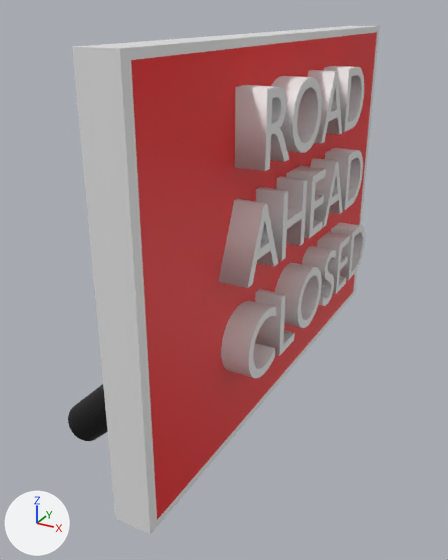
The FBX model Assets/Models/uk_road_ahead_closed.fbx as it was, and as the next commit left it.
Rendered twice from a camera (50 mm lens) standing at (16.4, -36.8, 27.7) and looking at (-3.9, 0.0, 9.3). The lights are fixed; the arrows at lower left show +X, +Y and +Z. Where no turn or scale is listed for an object, it has been applied to the vertices. Vertices at the same position are counted once.

The first picture shows 'Cube', 'Cylinder.001', 'Text', 'Text.001', 'Text.002'.
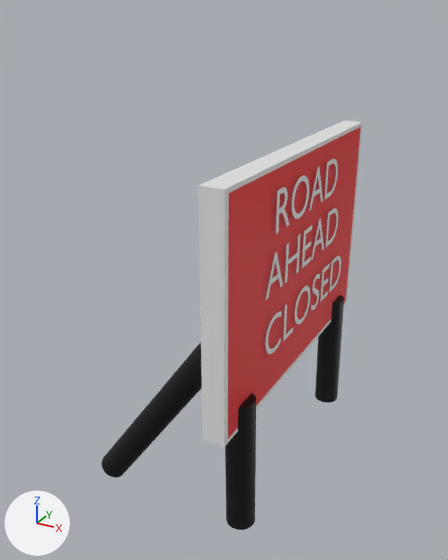
Edits to the bpy script that builds the scene:
```text
Add mat_material_009:
    mat_material_009 = principled_material('Material.009')
    mat_material_009.base_color = (0.0, 0.0, 0.0)  # black #000000
Change me_text_001:
    used by ob_text_001; location = (1.42, -9.76, 14.03); rotation_euler = (1.571, 0.0, 1.571), in degrees (90, 0, 90); scale = (6.0, 6.0, 6.0)
    remove me_text_001.from_pydata(...)  # 200 vertices, 292 faces; spans x 0.0..3.27, y 0.0..0.69, z -0.25..0.25
    add me_text_001.from_pydata(...)  # 100 vertices, 96 faces; spans x 0.0..3.27, y 0.0..0.69, z 0.0
    me_text_001 part 2: 200 vertices removed from x 0.0..3.27, y 0.0..0.69, z -0.25..0.25; 100 vertices added at x 0.0..3.27, y 0.0..0.69, z 0.0
Change me_text_002:
    used by ob_text_002; location = (1.42, -9.76, 7.43); rotation_euler = (1.571, 0.0, 1.571), in degrees (90, 0, 90); scale = (6.0, 6.0, 6.0)
    remove me_text_002.from_pydata(...)  # 776 vertices, 1148 faces; spans x 0.05..3.68, y -0.01..0.69, z -0.25..0.25
    add me_text_002.from_pydata(...)  # 388 vertices, 380 faces; spans x 0.05..3.68, y -0.01..0.69, z 0.0
    me_text_002 part 3: 776 vertices removed from x 0.05..3.68, y -0.01..0.69, z -0.25..0.25; 388 vertices added at x 0.05..3.68, y -0.01..0.69, z 0.0
Change me_text:
    used by ob_text; location = (1.42, -8.39, 19.95); rotation_euler = (1.571, 0.0, 1.571), in degrees (90, 0, 90); scale = (6.0, 6.0, 6.0)
    remove me_text.from_pydata(...)  # 510 vertices, 765 faces; spans x 0.08..2.8, y -0.01..0.69, z -0.25..0.25
    add me_text.from_pydata(...)  # 255 vertices, 255 faces; spans x 0.08..2.8, y -0.01..0.69, z 0.0
    me_text part 1: 510 vertices removed from x 0.08..2.8, y -0.01..0.69, z -0.25..0.25; 255 vertices added at x 0.08..2.8, y -0.01..0.69, z 0.0
Add me_cylinder_004:
    me_cylinder_004.from_pydata(...)  # 128 vertices, 98 faces; spans x -1.4..10.4, y -1.0..1.0, z -1.4..14.1
    me_cylinder_004.materials.append(mat_material_009)  # black #000000
Change ob_text_001:
    ob_text_001.location: (1.42, -9.76, 14.03) -> (1.93, -5.26, 11.18)
    ob_text_001.scale: (6.0, 6.0, 6.0) -> (4.0, 4.0, 4.0)
Change ob_cube:
    ob_cube.location: (0.0, 0.0, 14.36) -> (0.98, 1.25, 11.4)
    ob_cube.scale: (1.15, 17.1, 12.0) -> (0.766, 11.4, 7.98)
Change ob_text_002:
    ob_text_002.location: (1.42, -9.76, 7.43) -> (1.93, -5.26, 6.77)
    ob_text_002.scale: (6.0, 6.0, 6.0) -> (4.0, 4.0, 4.0)
Change ob_text:
    ob_text.location: (1.42, -8.39, 19.95) -> (1.93, -4.35, 15.13)
    ob_text.scale: (6.0, 6.0, 6.0) -> (4.0, 4.0, 4.0)
Change ob_cylinder:
    ob_cylinder.scale: (1.5, 1.5, 1.5) -> (1.0, 1.0, 1.0)
    ob_cylinder.location: (-10.96, 6.43, 0.0) -> (1.53, -7.46, -3.71)
    ob_cylinder.rotation_euler: (0.0, 0.88, 0.0) -> (0.0, -0.0149, 0.0)  # degrees (0, 50, 0) -> degrees (0, -0.9, 0)
Change ob_cylinder_001:
    ob_cylinder_001.scale: (1.5, 1.5, 1.5) -> (1.0, 1.0, 1.0)
    ob_cylinder_001.location: (-10.42, -7.78, 0.0) -> (1.53, 9.46, -3.71)
    ob_cylinder_001.rotation_euler: (0.0, 0.828, 0.0) -> (0.0, -0.0149, 0.0)  # degrees (0, 47, 0) -> degrees (0, -0.9, 0)
Add ob_cylinder_002:
    ob_cylinder_002 = bpy.data.objects.new('Cylinder.002', me_cylinder_004)
    ob_cylinder_002.location = (-8.86, -7.46, -3.71)
```

Where the change shows, as pixel boxes [x1, y1, x2, y2] in the pictures (448 x 560 px):
'Cube', moved, rescaled (46% narrower, 36% shorter)
    before: [72, 26, 380, 535]
    after: [198, 120, 363, 447]
'Text.001', reshaped, moved, rescaled
    before: [218, 148, 363, 288]
    after: [266, 208, 338, 300]
'Text', reshaped, moved, rescaled
    before: [235, 66, 364, 171]
    after: [276, 159, 338, 234]
'Text.002', reshaped, moved, rescaled
    before: [221, 222, 365, 378]
    after: [265, 256, 341, 354]
'Cylinder.002', added (black)
    after: [102, 342, 202, 477]
'Cylinder.001', moved, turned, rescaled
    before: [68, 384, 108, 441]
    after: [315, 295, 344, 403]
'Cylinder', moved, turned, rescaled (not visible before)
    after: [225, 393, 256, 530]
